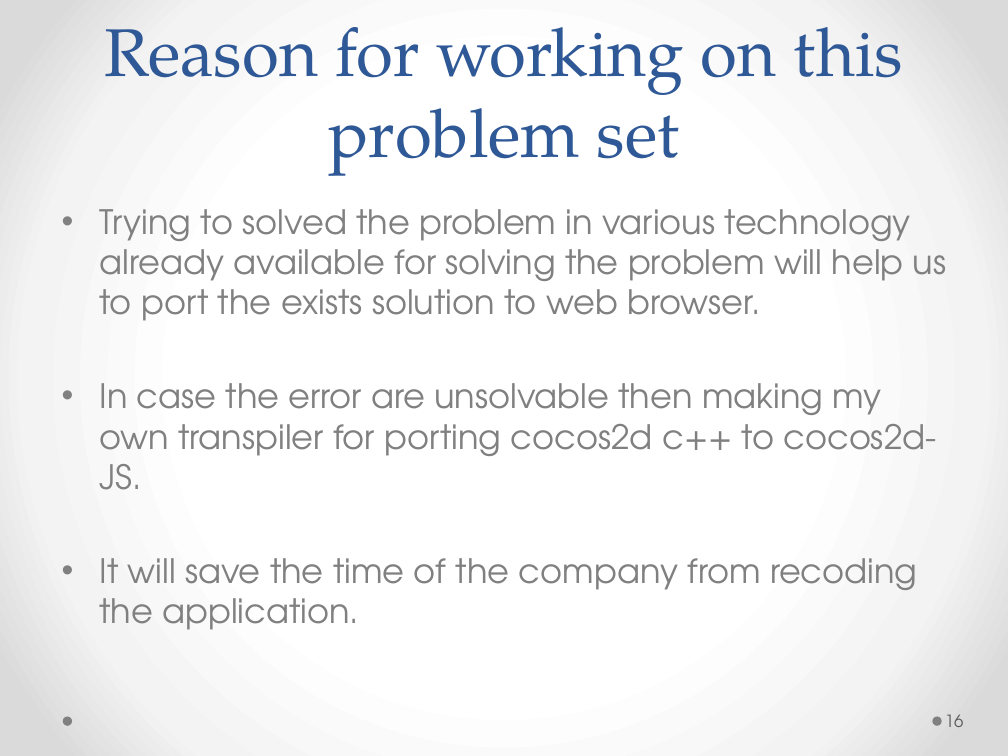
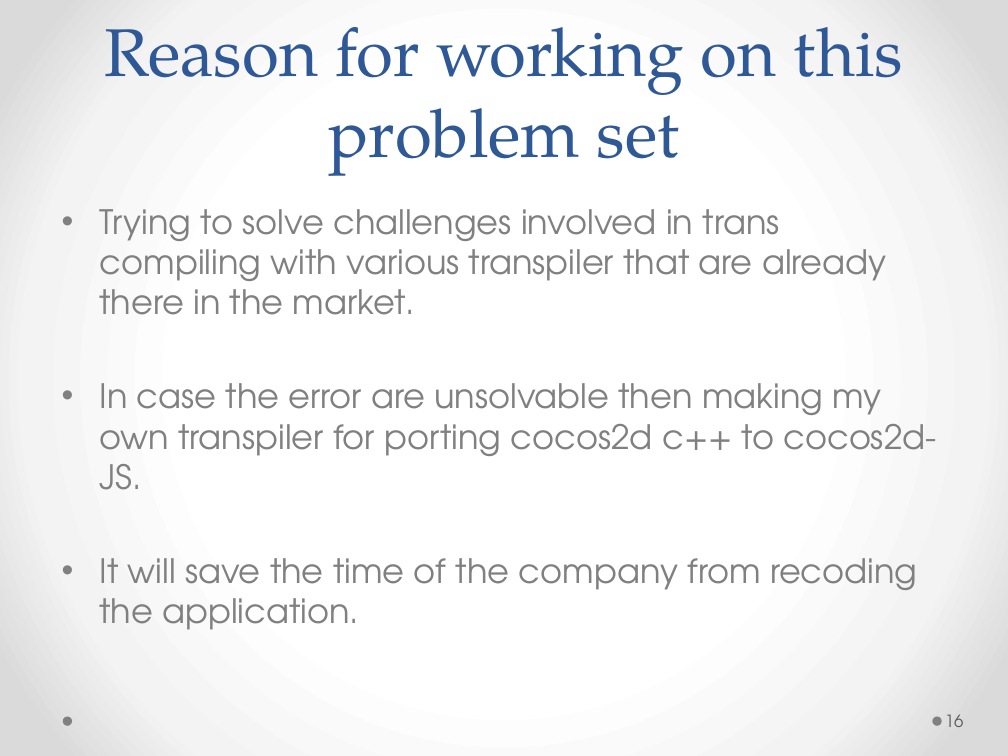
Before and after one commit to amit1984/Thesis, a slide deck: slide 16 of thesis_v4.pptx. Drawn at 1008x756 pixels with LibreOffice and Linux fonts; fonts in the diff are those of the drawing. Boxes give left, top, right and bottom in pixels: in the first picture for what was removed or moved away, otherwise in the second. Text is boxed around its words. In the diff, an @@ line names an element or a change of style, - is before the commit and + after.

```diff
--- a/thesis_v4.pptx
+++ b/thesis_v4.pptx
@@ text at box(99, 209, 887, 315): text changed @@
-• Trying to solved the problem in various technology already available for solving the problem will help us to port the exists solution to web browser.
+• Trying to solve challenges involved in trans compiling with various transpiler that are already there in the market.
```
Also in this commit, not shown: 15 other slides changed, 2 slides added, 3 slides removed.
